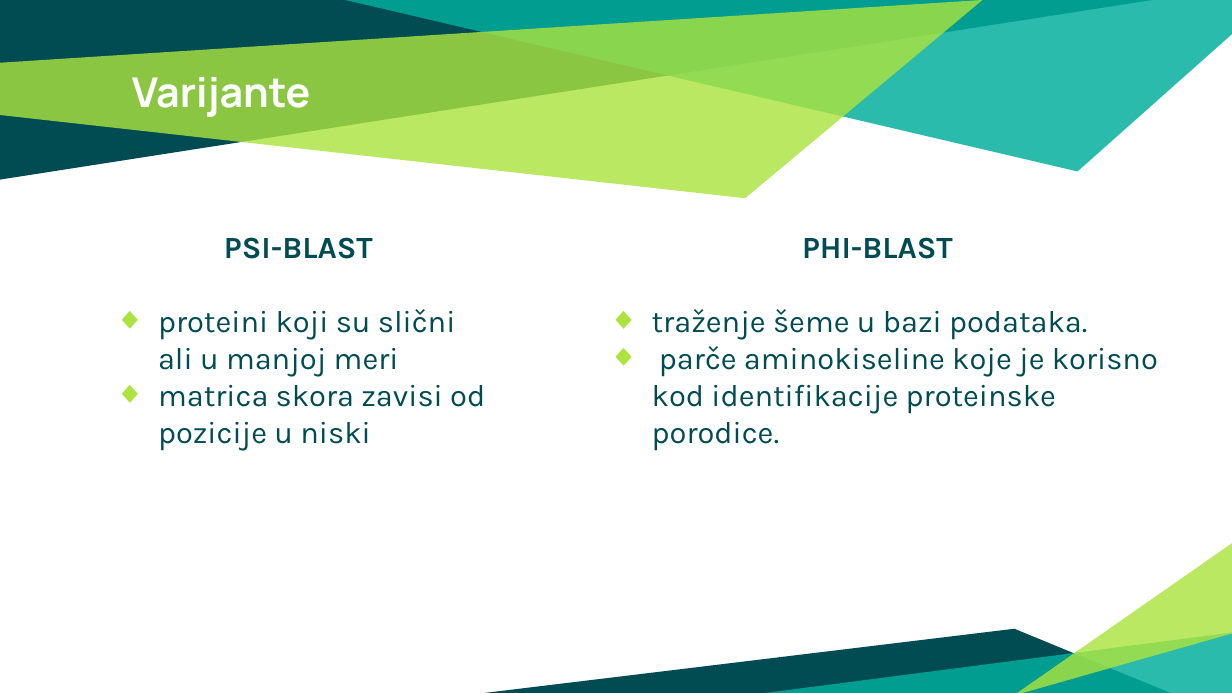
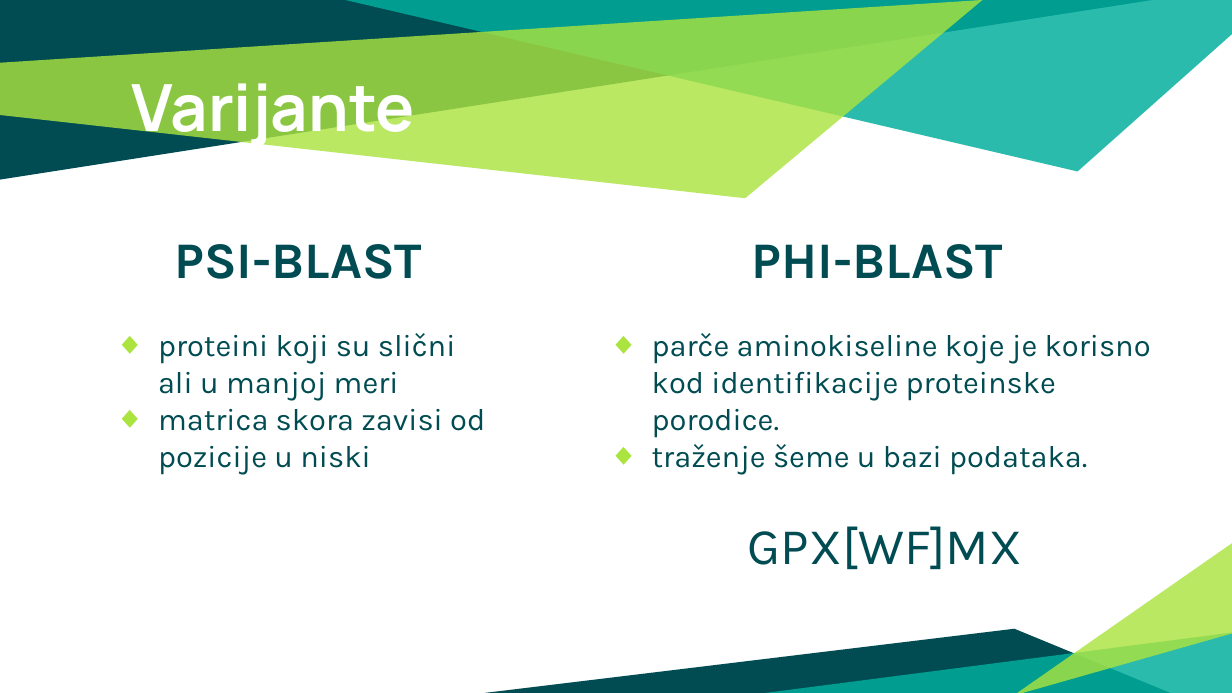
Before and after one commit to ozzy80/Large-Scale-Sequence-Comparison, a slide deck: slide 28 of Poređenje sekvenci velikih razmera.pptx (slide 24 before the commit). Drawn at 1232x693 pixels with LibreOffice and Linux fonts; fonts in the diff are those of the drawing. Boxes give left, top, right and bottom in pixels: in the first picture for what was removed or moved away, otherwise in the second. Text is boxed around its words. In the diff, an @@ line names an element or a change of style, - is before the commit and + after.

```diff
--- a/Poređenje sekvenci velikih razmera.pptx
+++ b/Poređenje sekvenci velikih razmera.pptx
@@ title "Varijante" at [132,83,415,149]: size 24 to 38 pt @@
@@ text at [174,244,422,279]: size 18 to 30 pt in "PSI-BLAST" @@
@@ text at [752,244,1003,279]: size 18 to 30 pt in "PHI-BLAST" @@
@@ text at [652,333,1151,438]: paragraph added @@
+◆ parče aminokiseline koje je korisno kod identifikacije proteinske porodice.
@@ text at [652,346,1158,450]: paragraph removed @@
-◆ parče aminokiseline koje je korisno kod identifikacije proteinske porodice.
@@ text added at [748,526,1022,570], 30 pt, text #004C52 @@
+GPX[WF]MX
```
Also in this commit, not shown: 15 other slides changed, 11 slides added, 8 slides removed, 8 other files.
